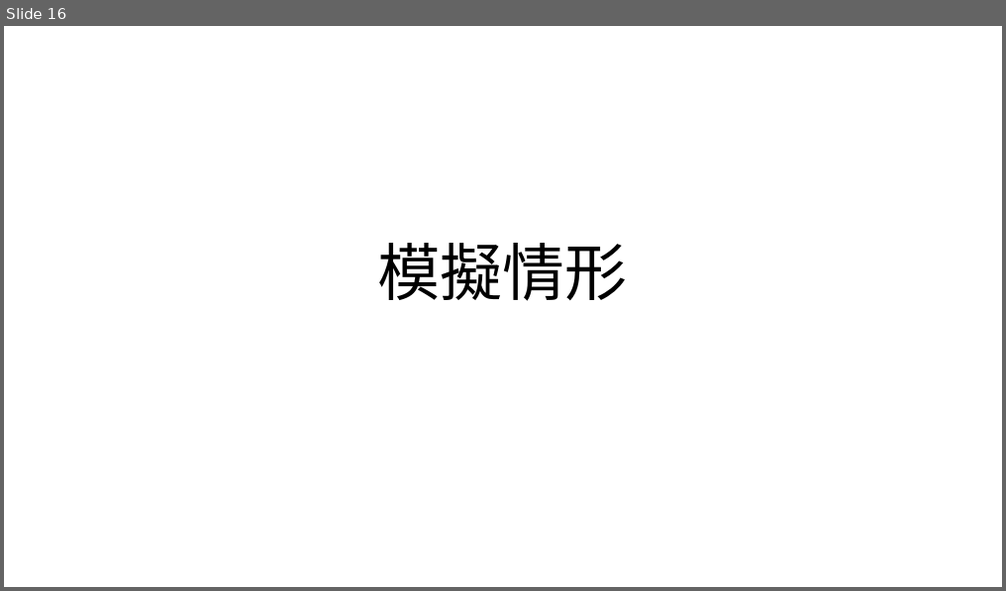
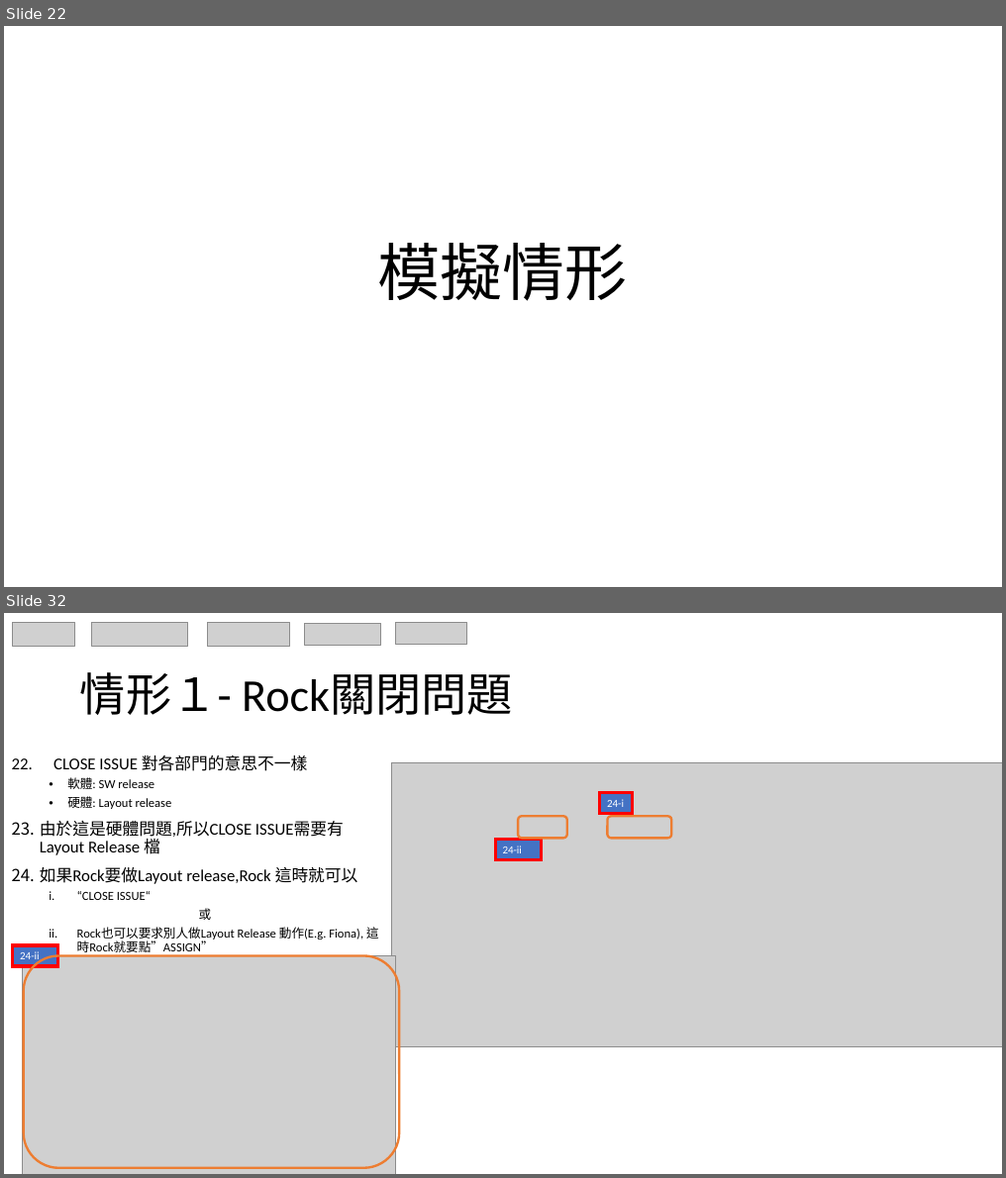
Before and after one commit to HanFormosa/JIRA, a slide deck: JIRA Proposal.pptx. Shown one above the other, each under a label of ours: slide 16 before the commit, slides 22 and 32 after it; the slides between them are not shown. The pictures are 1006x591 and 1006x1178 pixels, drawn with LibreOffice and Linux fonts; fonts in the diff are those of the drawing; grey boxes stand for pictures. Boxes give left, top, right and bottom in pixels: in the first picture for what was removed or moved away, otherwise in the second. Text is boxed around its words. In the diff, an @@ line names an element or a change of style, - is before the commit and + after.

```diff
--- a/JIRA Proposal.pptx
+++ b/JIRA Proposal.pptx
@@ slide 32 added at (x1=4, y1=613, x2=1002, y2=1174), background #FFFFFF @@
@@ group added at (x1=13, y1=622, x2=467, y2=646): 5 pictures @@
@@ title added at (x1=80, y1=672, x2=513, y2=715), 44 pt, text #000000 @@
+情形１- Rock關閉問題
@@ text added at (x1=40, y1=756, x2=379, y2=956), 12 pt, text #000000 @@
+22. CLOSE ISSUE 對各部門的意思不一樣
+  • 軟體: SW release
+  • 硬體: Layout release
+23. 由於這是硬體問題,所以CLOSE ISSUE需要有Layout Release 檔
+24. 如果Rock要做Layout release,Rock 這時就可以
+  i. “CLOSE ISSUE“
+  或
+  ii. Rock也可以要求別人做Layout Release 動作(E.g. Fiona), 這時Rock就要點”ASSIGN”
@@ picture added at (x1=392, y1=762, x2=1002, y2=1048) @@
@@ rounded rectangle added at (x1=519, y1=817, x2=567, y2=839), outline #ED7D31 2.25 pt @@
@@ rectangle added at (x1=600, y1=792, x2=632, y2=814), fill #4472C4, outline #FF0000 3 pt, 10.5 pt, text #FFFFFF @@
+24-i
@@ rounded rectangle added at (x1=607, y1=817, x2=672, y2=839), outline #ED7D31 2.25 pt @@
@@ rectangle added at (x1=495, y1=839, x2=541, y2=861), fill #4472C4, outline #FF0000 3 pt, 10.5 pt, text #FFFFFF @@
+24-ii
@@ rectangle added at (x1=13, y1=946, x2=58, y2=966), fill #4472C4, outline #FF0000 3 pt, 10.5 pt, text #FFFFFF @@
+24-ii
@@ picture added at (x1=22, y1=956, x2=395, y2=1174) @@
@@ rounded rectangle added at (x1=24, y1=956, x2=399, y2=1168), outline #ED7D31 2.25 pt @@
@@ what was slide 16 is now slide 22 @@
```
Also in this commit, not shown: 13 slides changed, 16 other slides added.
